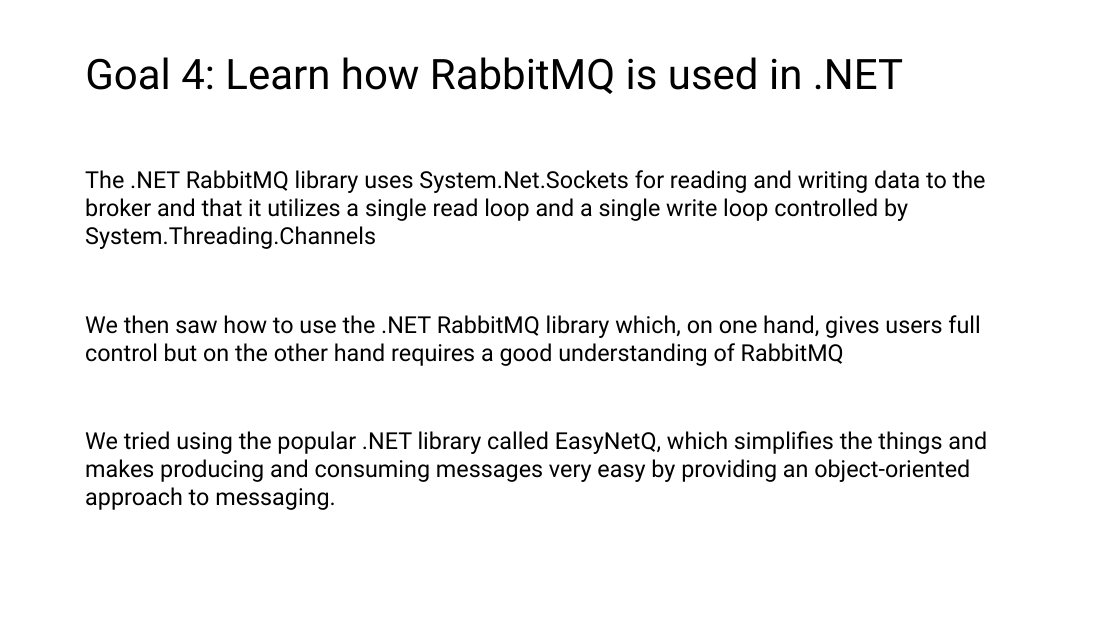
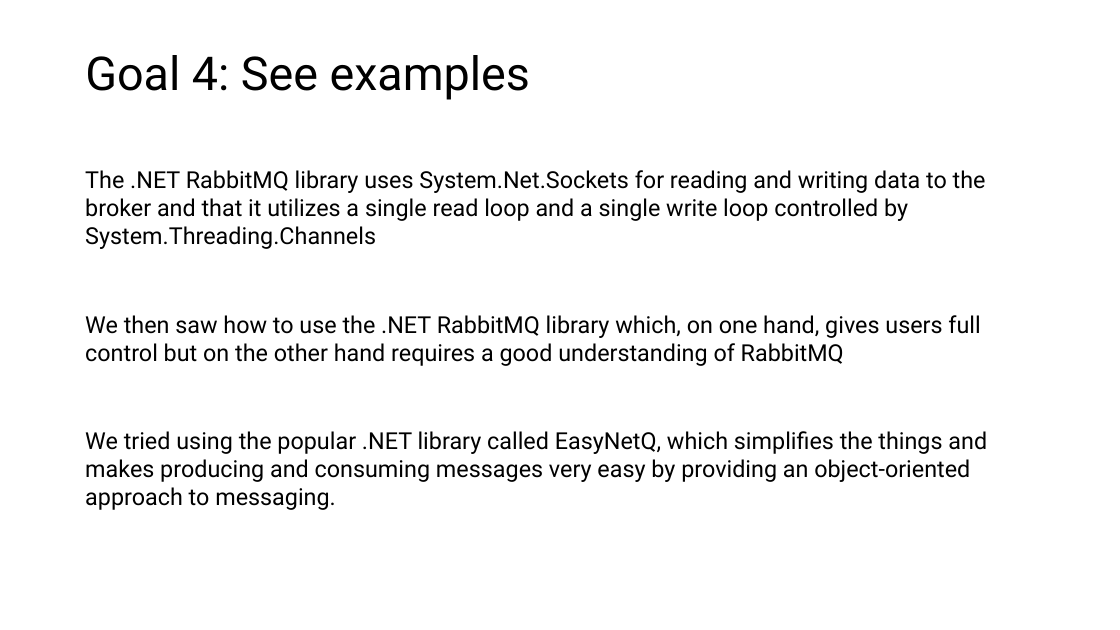
Before and after one commit to roblappcoupa/rabbitmq-presentation, a slide deck: slide 29 of Docs/RabbitMQ.pptx (slide 26 before the commit). Drawn at 1120x630 pixels with LibreOffice and Linux fonts; fonts in the diff are those of the drawing. Boxes give left, top, right and bottom in pixels: in the first picture for what was removed or moved away, otherwise in the second. Text is boxed around its words. In the diff, an @@ line names an element or a change of style, - is before the commit and + after.

```diff
--- a/Docs/RabbitMQ.pptx
+++ b/Docs/RabbitMQ.pptx
@@ title at [85,55,530,100]: text changed; size 36 to 40 pt @@
-Goal 4: Learn how RabbitMQ is used in .NET
+Goal 4: See examples
```
Also in this commit, not shown: 14 other slides changed, 3 slides added, 1 other file.
